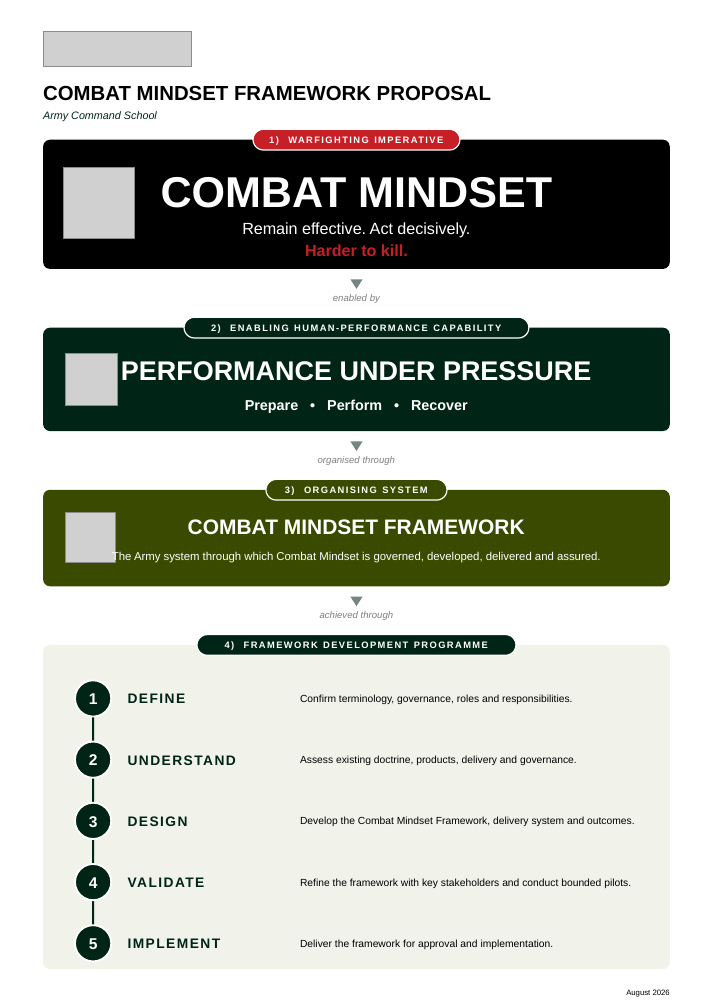
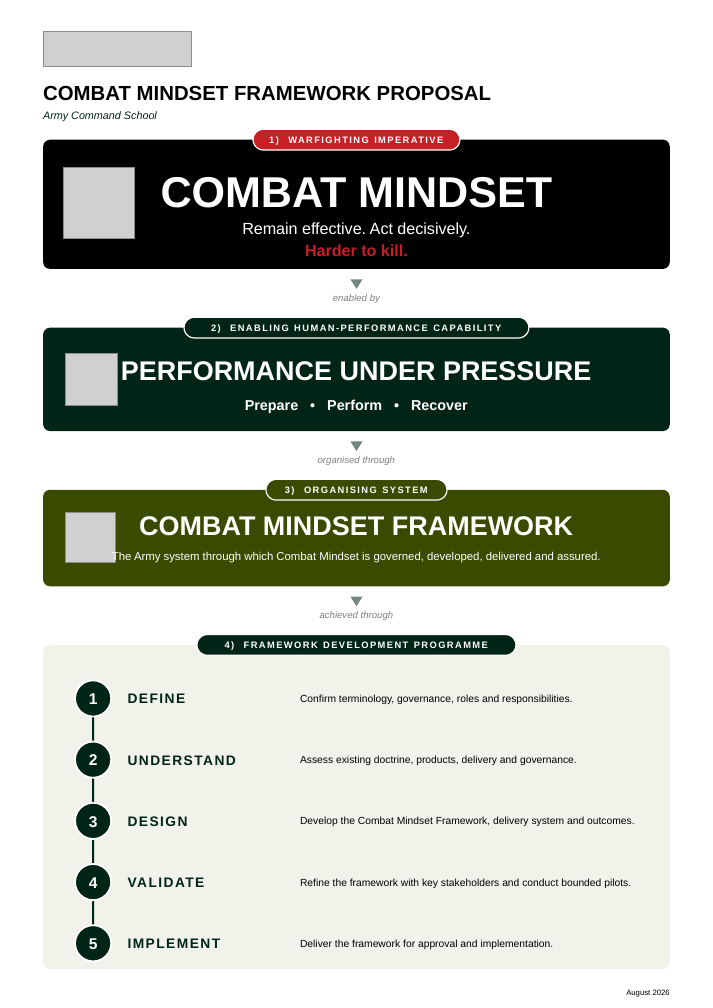
Before and after one commit to TacEdge/PUP, a slide deck: slide 1 of output/combat-mindset-onepager-portrait.pptx. Drawn at 713x1008 pixels with LibreOffice and Linux fonts; fonts in the diff are those of the drawing; grey boxes stand for pictures. Boxes give left, top, right and bottom in pixels: in the first picture for what was removed or moved away, otherwise in the second. Text is boxed around its words. In the diff, an @@ line names an element or a change of style, - is before the commit and + after.

```diff
--- a/output/combat-mindset-onepager-portrait.pptx
+++ b/output/combat-mindset-onepager-portrait.pptx
@@ text "COMBAT MINDSET FRAMEWORK" at (x1=139, y1=516, x2=573, y2=536): size 17.5 to 22.5 pt @@
```
Also in this commit, not shown: 5 other files.
